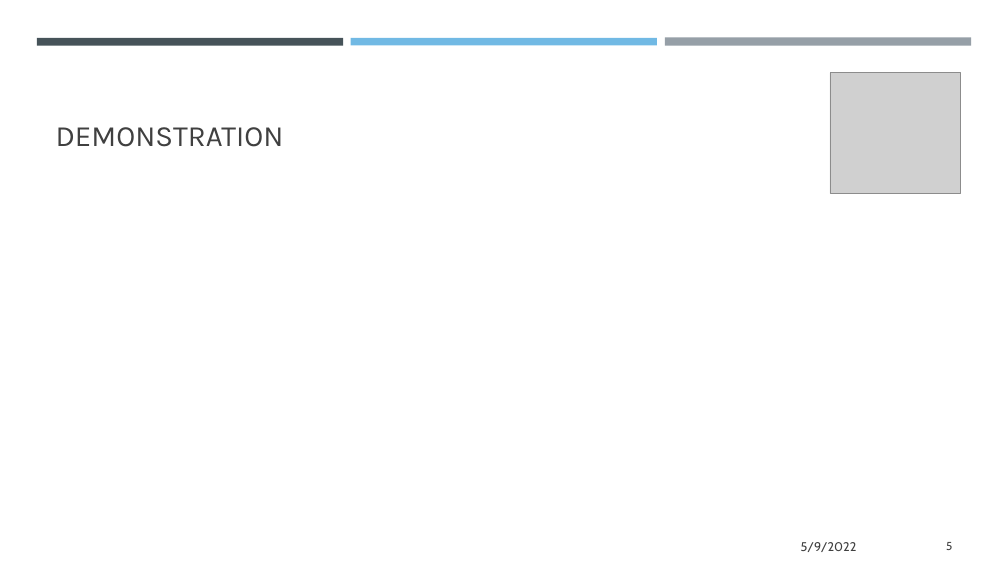
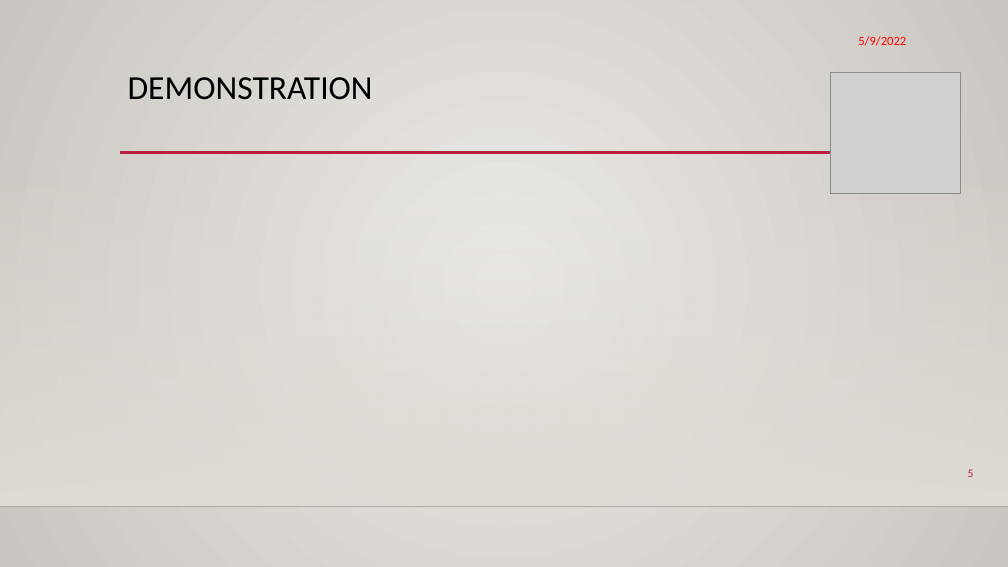
Before and after one commit to doctordutch/baddog, a slide deck: slide 5 of BDW presentation.pptx. Drawn at 1008x567 pixels with LibreOffice and Linux fonts; fonts in the diff are those of the drawing; grey boxes stand for pictures; background and template pictures are left out. Boxes give left, top, right and bottom in pixels: in the first picture for what was removed or moved away, otherwise in the second. Text is boxed around its words. In the diff, an @@ line names an element or a change of style, - is before the commit and + after.

```diff
--- a/BDW presentation.pptx
+++ b/BDW presentation.pptx
@@ background #FFFFFF to gradient #ECEAE7 to #CAC7C1 @@
@@ text "5/9/2022": place and size @@
-text "5/9/2022" at box(801, 542, 857, 552)
+text "5/9/2022" at box(858, 36, 906, 46)
@@ text "5/9/2022" at box(858, 36, 906, 46): font Cabin to Calibri, text colour #404040 to #FF0000 @@
@@ rectangle removed at box(37, 38, 343, 45) @@
@@ rectangle removed at box(351, 38, 657, 45) @@
@@ rectangle removed at box(665, 38, 971, 46) @@
@@ title "DEMONSTRATION": place and size @@
-title "DEMONSTRATION" at box(56, 127, 284, 147)
+title "DEMONSTRATION" at box(128, 77, 373, 100)
@@ title "DEMONSTRATION" at box(128, 77, 373, 100): size 28 to 32 pt, font Karla to Calibri, text colour #404040 to #000000; line spacing 1 to 0.9; vertical alignment bottom to top @@
@@ rectangle added at box(0, 167, 1008, 507), fill gradient #DFDBD5 @@
@@ line added from (120, 153) to (915, 153), #B71E42 2.5 pt @@
@@ page number: place and size @@
-page number at box(946, 542, 952, 550)
+page number at box(968, 469, 974, 477)
@@ page number at box(968, 469, 974, 477): font Cabin to Calibri, text colour #404040 to #B71E42; vertical alignment middle to top @@
@@ line added from (0, 507) to (1008, 507), #000001 1 pt @@
```
Also in this commit, not shown: 5 other slides changed, 1 slide removed, 2 other files.
